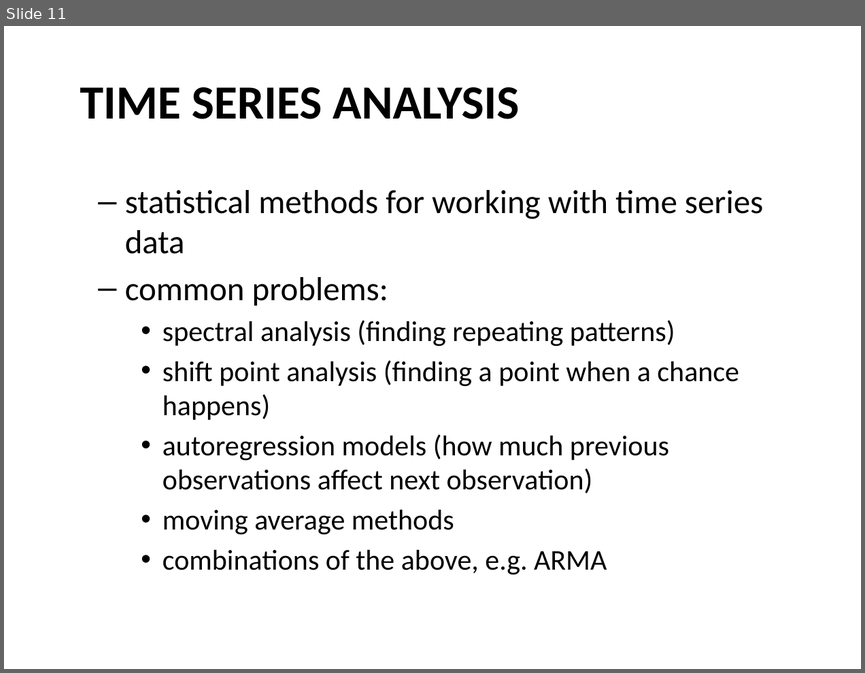
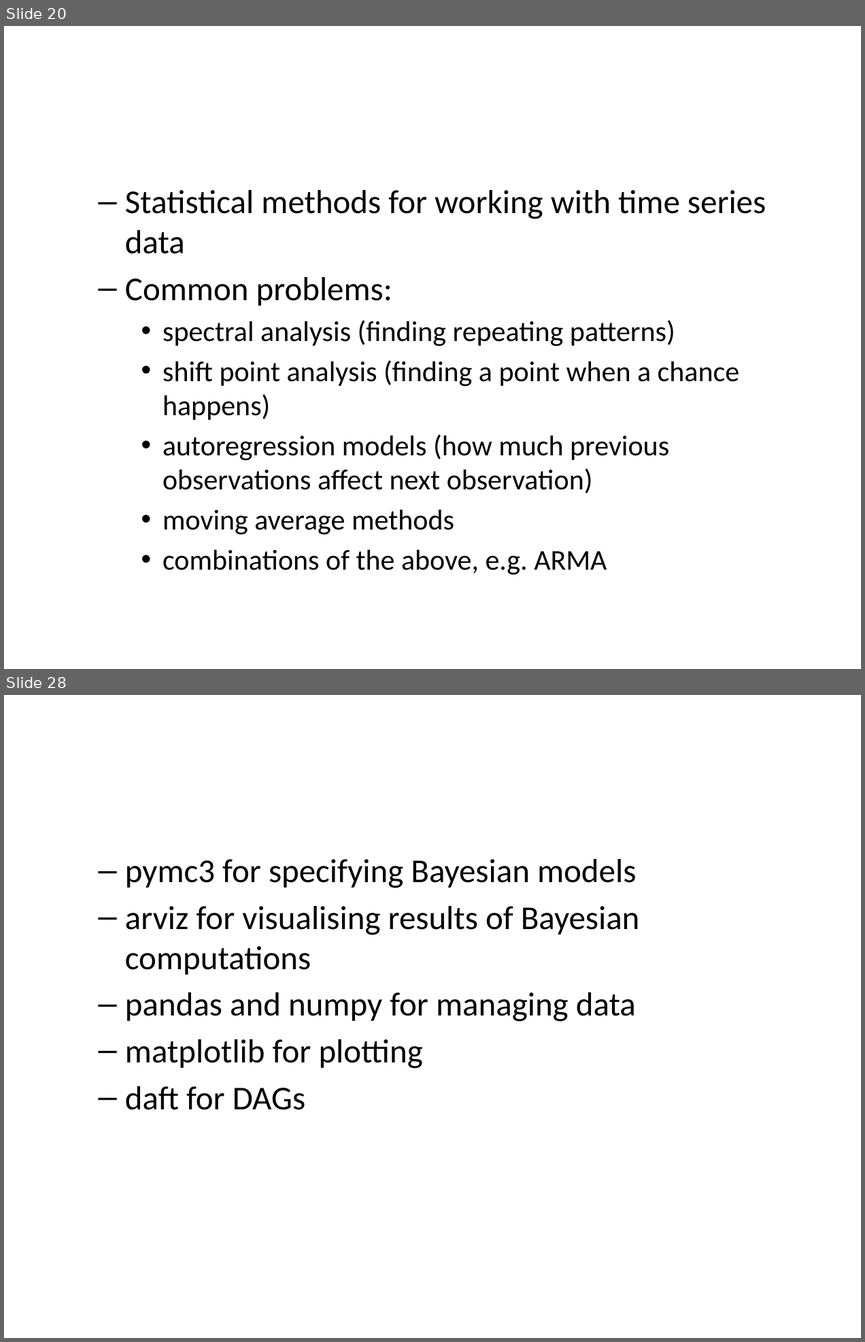
Before and after one commit to AnttiHaerkoenen/vyborg_orthodox, a slide deck: article/slides/slides-seminar-2021.pptx. Shown one above the other, each under a label of ours: slide 11 before the commit, slides 20 and 28 after it; the slides between them are not shown. The pictures are 865x673 and 865x1342 pixels, drawn with LibreOffice and Linux fonts; fonts in the diff are those of the drawing. Boxes give left, top, right and bottom in pixels: in the first picture for what was removed or moved away, otherwise in the second. Text is boxed around its words. In the diff, an @@ line names an element or a change of style, - is before the commit and + after.

```diff
--- a/article/slides/slides-seminar-2021.pptx
+++ b/article/slides/slides-seminar-2021.pptx
@@ slide 28 added at (4, 695, 861, 1338), background #FFFFFF @@
@@ text added at (125, 859, 640, 1110), 28 pt, text #000000 @@
+  – pymc3 for specifying Bayesian models
+  – arviz for visualising results of Bayesian computations
+  – pandas and numpy for managing data
+  – matplotlib for plotting
+  – daft for DAGs
@@ what was slide 11 is now slide 20 @@
@@ slide 20 changed as well @@
@@ text removed at (80, 87, 519, 119) @@
-TIME SERIES ANALYSIS
@@ text at (125, 190, 766, 305): text changed @@
-  – statistical methods for working with time series data
-  – common problems:
+  – Statistical methods for working with time series data
+  – Common problems:
```
Also in this commit, not shown: 9 other slides changed, 16 other slides added, 1 slide removed, 2 other files.
